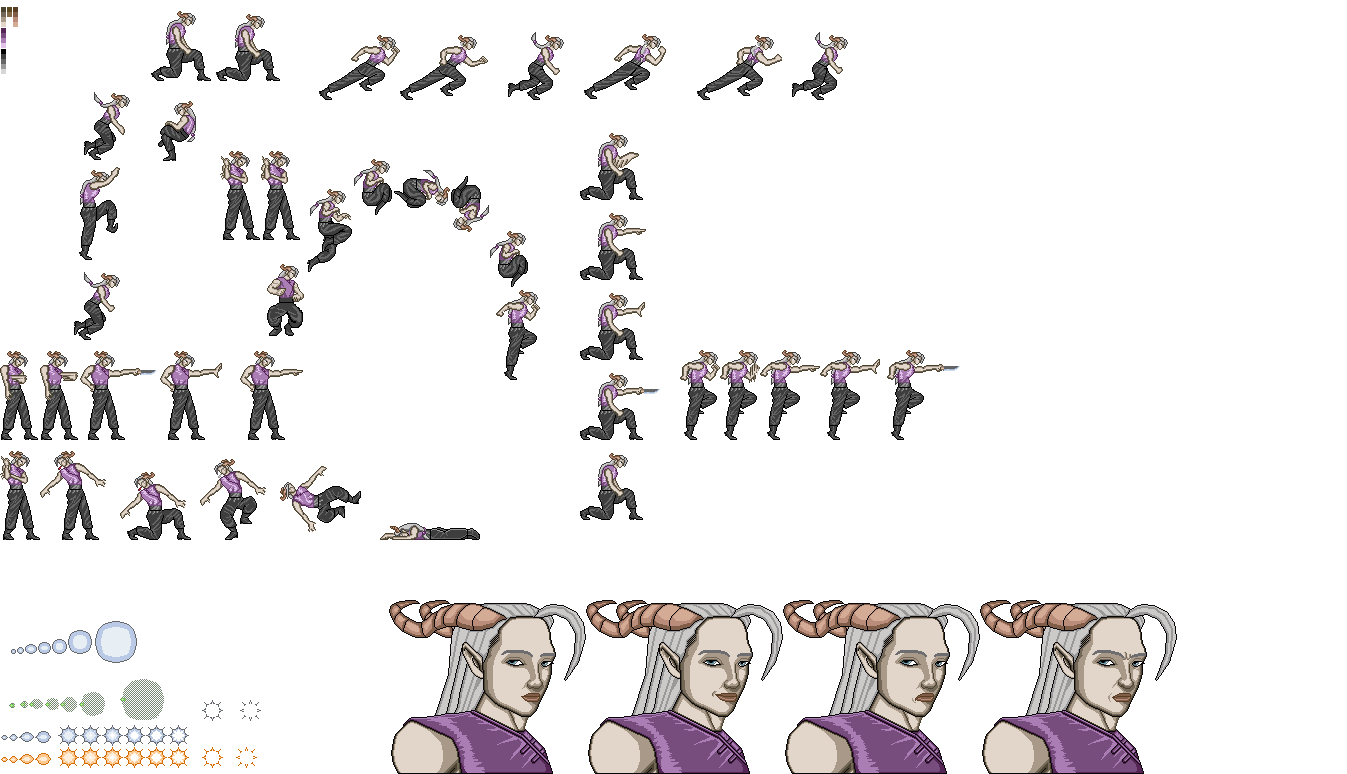
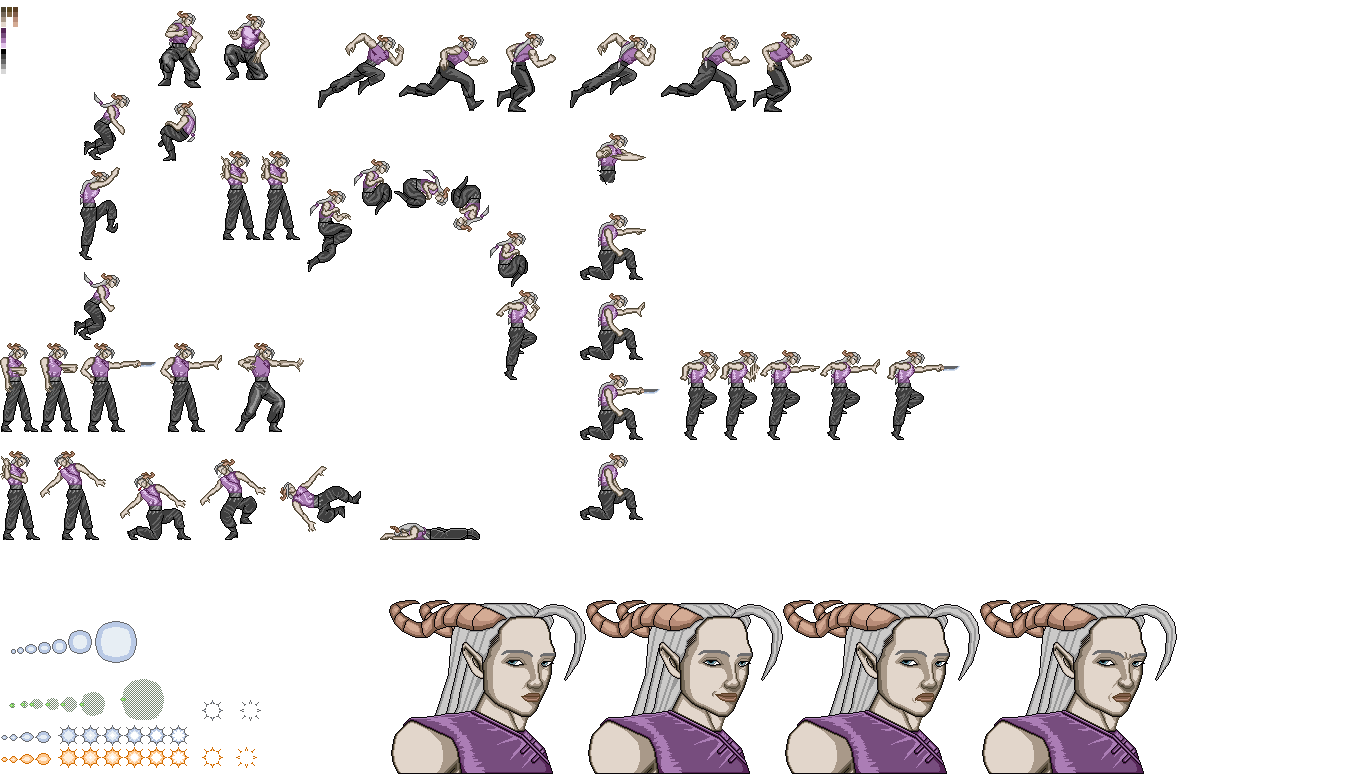
Layered file, before and after one edit (w=1347, h=774). Changes by layer:
painted on "Pintar camada 3" over (x1=151, y1=11, x2=325, y2=108)
painted on "Copiar de Pintar camada 1" (1st of 2, in "Ataque" › "fire bolt") over (x1=0, y1=11, x2=848, y2=440)
painted on "Pintar camada 1" (1st of 3, in "Ataque" › "fire bolt") over (x1=0, y1=64, x2=595, y2=440)
painted on "2" (3rd of 4, in "Idle") over (x1=151, y1=64, x2=356, y2=108)
removed layer "Pintar camada 5" from group "Pulando" over (x1=256, y1=264, x2=304, y2=440)
painted on "Copiar de 2" (1st of 4, in "Pulando") over (x1=197, y1=192, x2=581, y2=384)
painted on "Copiar de 2" (3rd of 4, in "Pulando") over (x1=466, y1=101, x2=592, y2=200)
painted on "Copiar de 2" (4th of 4, in "Pulando") over (x1=580, y1=146, x2=645, y2=200)
painted on "1" (2nd of 5, in "Correndo") over (x1=261, y1=31, x2=848, y2=192)
added layer "1" (3rd of 5, in "Correndo") in group "Correndo" over (x1=581, y1=32, x2=837, y2=112)
added layer "1" (4th of 5, in "Correndo") in group "Correndo" over (x1=645, y1=32, x2=837, y2=158)
added layer "1" (5th of 5, in "Correndo") in group "Correndo" over (x1=0, y1=11, x2=848, y2=440)
